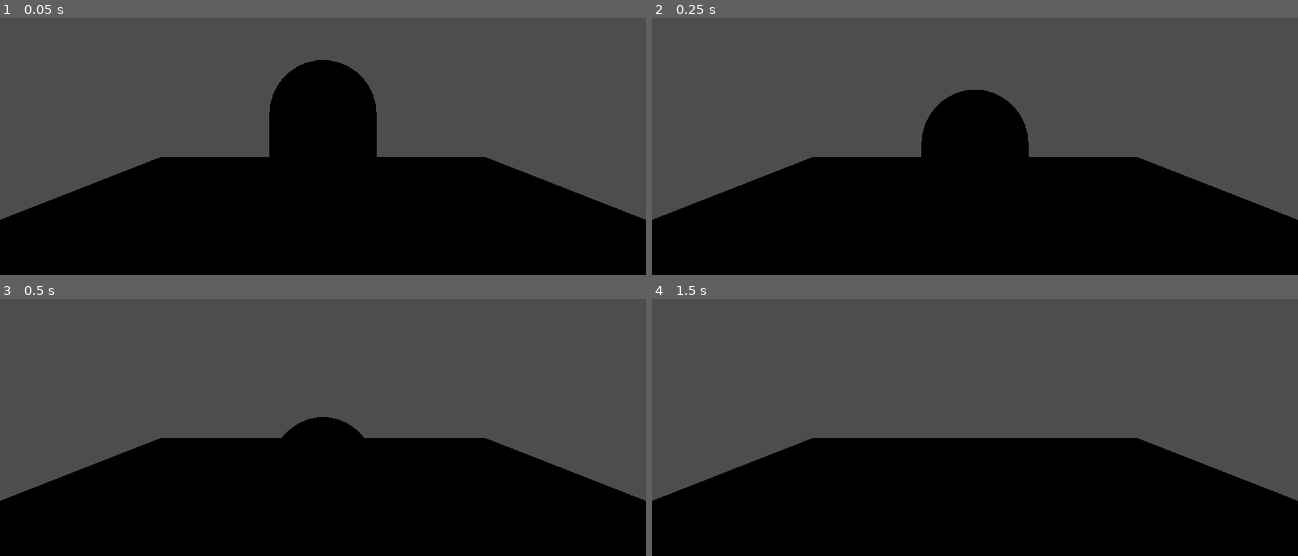
Above: before the commit, frames 1-4 (two rows, left to right).
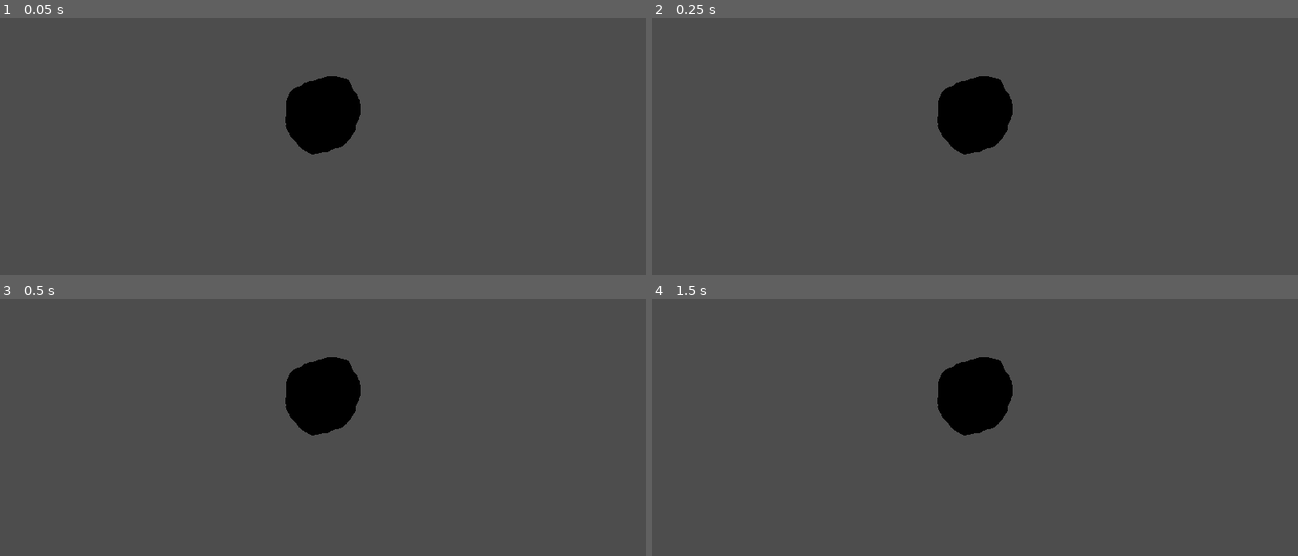
Above: after the commit, the same moments.

Repository: MixoMax/globe-game
Game: Godot game, scene res://main.tscn
The game is run twice, just before and just after one commit, with the same random seed, the same clock (stepped at 60 frames per second) and the same inputs.
Inputs:
- Up to frame 1 (0.05 s): no input
- Up to frame 2 (0.25 s): no input
- Up to frame 3 (0.5 s): no input
- Up to frame 4 (1.5 s): tap Enter (ui_accept) at 0.5, 0.77 s; hold Right (ui_right) 0.53-1.28 s; hold Down (ui_down) from 1.28 s (still down)

The runs differ from the first frame. In frame 1, 43% of the frame differs, in the area x 0-100%, y 16-100%; in frame 2, 42%; in frame 3, 43%, in the area x 0-100%, y 22-100%; in frame 4, 43%.

Commit message:
Simple Worldgeneration

Diff:
--- /dev/null
+++ b/globe-game/globeManager.gd
@@ -0,0 +1,102 @@
+@tool
+extends Node
+
+@export var shader: ShaderMaterial
+@export var resolution: int = 10
+@export var size: float = 1
+@export_tool_button("Generate Mesh")
+var button = genMesh
+
+
+# Called when the node enters the scene tree for the first time.
+func _ready() -> void:
+	genMesh()
+
+var vertices:Array[Vector3] = []
+
+class Chunk extends MeshInstance3D:
+	func _init(startPos: Vector3, endPos: Vector3, resolution: int, size: float, shader: ShaderMaterial) -> void:
+		print("new chunk")
+		var arrayMesh := ArrayMesh.new()
+		var vertices := PackedVector3Array([])
+		var indices := PackedInt32Array([])
+		var normals := PackedVector3Array([])
+
+
+
+		var dx = endPos.x-startPos.x
+		var dy = endPos.y-startPos.y
+		var dz = endPos.z-startPos.z
+
+
+
+		for x in range(max(sign(dx)*resolution,1)):
+			for y in range(max(sign(dy)*resolution,1)):
+				for z in range(max(sign(dz)*resolution,1)):
+					var dir = Vector3(
+						startPos.x + x/float(resolution-1),
+						startPos.y + y/float(resolution-1),
+						startPos.z + z/float(resolution-1))
+					dir = dir.normalized()
+					normals.append(dir)
+
+					var pos = Vector3(dir)
+					pos *= size
+					vertices.append(pos)
+
+					var i:int = x if abs(dx) > 0 else y
+					var j:int = y if abs(dx) > 0 and abs(dy) > 0 else z
+
+					var index = i + j*resolution
+
+					if j >= 1 and i >= 1:
+						if startPos.x <= 0 and ((startPos.y >= 0) if dy==0 else (startPos.y <= 0)) and startPos.z <= 0:
+							indices.append(index-resolution)
+							indices.append(index-1)
+							indices.append(index)
+
+							indices.append(index-resolution-1)
+							indices.append(index-1)
+							indices.append(index-resolution)
+						else:
+							indices.append(index)
+							indices.append(index-1)
+							indices.append(index-resolution)
+
+							indices.append(index-resolution-1)
+							indices.append(index-resolution)
+							indices.append(index-1)
+
+		var vao = []
+		vao.resize(Mesh.ARRAY_MAX)
+		vao[Mesh.ARRAY_VERTEX] = vertices
+		vao[Mesh.ARRAY_INDEX] = indices
+		vao[Mesh.ARRAY_NORMAL] = normals
+
+		arrayMesh.add_surface_from_arrays(Mesh.PRIMITIVE_TRIANGLES, vao)
+		material_override = shader
+		mesh = arrayMesh
+
+	func generate():
+		pass
+
+
+func genMesh() -> void:
+	print("> Started Generating Mesh...")
+
+	vertices = []
+	for child in get_children():
+		child.queue_free()
+
+	var chunks = [
+		Chunk.new(Vector3(-.5,-.5, .5),Vector3( .5, .5, .5), resolution, size, shader),
+		Chunk.new(Vector3(-.5,-.5,-.5),Vector3( .5, .5,-.5), resolution, size, shader),
+		Chunk.new(Vector3(-.5, .5,-.5),Vector3( .5, .5, .5), resolution, size, shader),
+		Chunk.new(Vector3(-.5,-.5,-.5),Vector3( .5,-.5, .5), resolution, size, shader),
+		Chunk.new(Vector3( .5,-.5,-.5),Vector3( .5, .5, .5), resolution, size, shader),
+		Chunk.new(Vector3(-.5,-.5,-.5),Vector3(-.5, .5, .5), resolution, size, shader)
+		];
+	for chunk in chunks:
+		add_child(chunk)
+
+	print("> Generated Mesh")
--- a/globe-game/main.tscn
+++ b/globe-game/main.tscn
@@ -1,6 +1,8 @@
-[gd_scene load_steps=6 format=3 uid="uid://xgrg2fcdypo0"]
+[gd_scene load_steps=11 format=3 uid="uid://xgrg2fcdypo0"]
 
 [ext_resource type="Script" uid="uid://q1cafunqhoh3" path="res://scripts/character_body_3d.gd" id="1_ig7tw"]
+[ext_resource type="Script" uid="uid://n6jwfinig6bg" path="res://globeManager.gd" id="2_0xm2m"]
+[ext_resource type="Shader" uid="uid://db387fqi8bt7" path="res://world.gdshader" id="3_h2yge"]
 
 [sub_resource type="BoxShape3D" id="BoxShape3D_0xm2m"]
 size = Vector3(9.866882, 0.1665039, 9.985535)
@@ -11,9 +13,22 @@
 
 [sub_resource type="CapsuleShape3D" id="CapsuleShape3D_lquwl"]
 
+[sub_resource type="Gradient" id="Gradient_h2yge"]
+offsets = PackedFloat32Array(0.4390244, 0.43978658, 0.48360655, 0.5518293, 0.58612806, 0.6105183, 0.7118902)
+colors = PackedColorArray(0, 0, 1, 1, 1, 1, 0, 1, 0.007843138, 0.47058824, 0.17254902, 1, 0.013793058, 0.46295264, 0.17366342, 1, 0.20504037, 0.21752289, 0.20948333, 1, 0.21050721, 0.21050721, 0.21050724, 1, 1, 1, 1, 1)
+
+[sub_resource type="GradientTexture1D" id="GradientTexture1D_1bvp3"]
+gradient = SubResource("Gradient_h2yge")
+
+[sub_resource type="ShaderMaterial" id="ShaderMaterial_h2yge"]
+render_priority = 0
+shader = ExtResource("3_h2yge")
+shader_parameter/gradient_texture = SubResource("GradientTexture1D_1bvp3")
+
 [node name="Node3D" type="Node3D"]
 
 [node name="StaticBody3D" type="StaticBody3D" parent="."]
+transform = Transform3D(1, 0, 0, 0, 1, 0, 0, 0, 1, 28.844233, -5.869711, 0)
 
 [node name="CollisionShape3D" type="CollisionShape3D" parent="StaticBody3D"]
 transform = Transform3D(1, 0, 0, 0, 0.1, 0, 0, 0, 1, 0.009124756, -0.41674805, -0.0011901855)
@@ -24,6 +39,7 @@
 mesh = SubResource("BoxMesh_h2yge")
 
 [node name="CharacterBody3D" type="CharacterBody3D" parent="."]
+transform = Transform3D(1, 0, 0, 0, 1, 0, 0, 0, 1, 28.844233, -3.4971423, 0)
 script = ExtResource("1_ig7tw")
 
 [node name="MeshInstance3D" type="MeshInstance3D" parent="CharacterBody3D"]
@@ -35,4 +51,9 @@
 shape = SubResource("CapsuleShape3D_lquwl")
 
 [node name="Camera3D" type="Camera3D" parent="."]
-transform = Transform3D(1, 0, 0, 0, 1, 0, 0, 0, 1, 0, 2.00554, 2.263647)
+transform = Transform3D(1, 0, 0, 0, 1, 0, 0, 0, 1, -0.002354622, 0.57606256, 6.4514737)
+
+[node name="GlobeManager" type="Node" parent="."]
+script = ExtResource("2_0xm2m")
+shader = SubResource("ShaderMaterial_h2yge")
+resolution = 75
--- /dev/null
+++ b/globe-game/world.gdshader
@@ -0,0 +1,145 @@
+shader_type spatial;
+
+
+uniform sampler2D gradient_texture;
+
+varying float vHeight;
+
+float random(vec2 p) {
+    vec3 p3 = fract(vec3(p.xyx) * 0.1031);
+    p3 += dot(p3, p3.yzx + 33.33);
+    return fract((p3.x + p3.y) * p3.z);
+}
+float random(vec3 p) {
+    vec3 p3 = fract(vec3(p.xyz) * 0.1031);
+    p3 += dot(p3, p3.yzx + 33.33);
+    return fract((p3.x + p3.y) * p3.z);
+}
+
+vec2 random2 (in vec2 st) {
+    vec2 vec = vec2(random(st)*2.-1.,random(st+.5)*2.-1.);
+    if (abs(vec.x) < 1e-4 && abs(vec.y) < 1e-4) {
+        vec.x += 1e-2;
+    }
+    return normalize(vec);
+}
+vec3 random3 (in vec3 st) {
+    vec3 vec = vec3(random(st)*2.-1.,random(vec3(st.x+.5,st.yz))*2.-1.,random(vec3(st.xy+.5,st.z))*2.-1.);
+    if (abs(vec.x) < 1e-4 && abs(vec.y) < 1e-4 && abs(vec.z) < 1e-4) {
+        vec.x += 1e-2;
+    }
+    return normalize(vec);
+}
+
+float positive(in float value){
+    return (value + 1.)/2.;
+}
+
+float noise2D (in vec2 st) {
+    vec2 i = floor(st);
+    vec2 f = fract(st);
+
+    // Four corners in 2D of a tile
+    vec2 a = random2(i);
+    vec2 b = random2(i + vec2(1.0, 0.0));
+    vec2 c = random2(i + vec2(0.0, 1.0));
+    vec2 d = random2(i + vec2(1.0, 1.0));
+
+    vec2 u = f;
+    vec2 v = f - vec2(1.0, 0.0);
+    vec2 w = f - vec2(0.0, 1.0);
+    vec2 x = f - vec2(1.0, 1.0);
+
+    // Dot products
+    float va = dot(a, u);
+    float vb = dot(b, v);
+    float vc = dot(c, w);
+    float vd = dot(d, x);
+
+    vec2 fade = f * f * (3.0 - 2.0 * f); // Perlin's fade function
+    float x1 = mix(va, vb, fade.x);
+    float x2 = mix(vc, vd, fade.x);
+    float value = mix(x1, x2, fade.y);
+
+    return value;
+}
+
+float noise3D (in vec3 st) {
+    vec3 i = floor(st);
+    vec3 fr = fract(st);
+
+    // Eight corners in 3D of a tile
+    vec3 a = random3(i);
+    vec3 b = random3(i + vec3(1.0, 0.0, 0.0));
+    vec3 c = random3(i + vec3(0.0, 1.0, 0.0));
+    vec3 d = random3(i + vec3(1.0, 1.0, 0.0));
+	vec3 e = random3(i + vec3(0.0, 0.0, 1.0));
+    vec3 f = random3(i + vec3(1.0, 0.0, 1.0));
+    vec3 g = random3(i + vec3(0.0, 1.0, 1.0));
+    vec3 h = random3(i + vec3(1.0, 1.0, 1.0));
+
+    vec3 q = fr;
+    vec3 r = fr - vec3(1.0, 0.0, 0.0);
+    vec3 s = fr - vec3(0.0, 1.0, 0.0);
+    vec3 t = fr - vec3(1.0, 1.0, 0.0);
+	vec3 u = fr - vec3(0.0, 0.0, 1.0);
+    vec3 v = fr - vec3(1.0, 0.0, 1.0);
+    vec3 w = fr - vec3(0.0, 1.0, 1.0);
+    vec3 x = fr - vec3(1.0, 1.0, 1.0);
+
+    // Dot products
+    float va = dot(a, q);
+    float vb = dot(b, r);
+    float vc = dot(c, s);
+    float vd = dot(d, t);
+	float ve = dot(e, u);
+    float vf = dot(f, v);
+    float vg = dot(g, w);
+    float vh = dot(h, x);
+
+    vec3 fade = fr * fr * (3.0 - 2.0 * fr); // Perlin's fade function
+    float x1 = mix(va, vb, fade.x);
+    float x2 = mix(vc, vd, fade.x);
+	float y1 = mix(ve, vf, fade.x);
+    float y2 = mix(vg, vh, fade.x);
+    float x3 = mix(x1, x2, fade.y);
+	float y3 = mix(y1, y2, fade.y);
+	float value = mix(x3, y3, fade.z);
+
+    return value;
+}
+
+void vertex() {
+	float noiseValue = 0.;
+    int amount = 10;
+
+    float lacunarity = 2.;
+    float persistance = .5;
+    float amplitudeAddition = 0.;
+    float frequency = 1.;
+    float amplitude = 1.;
+    for(int i=0;i<amount;i++){
+        amplitudeAddition += amplitude;
+        noiseValue += amplitude * positive((noise3D(VERTEX.xyz*(frequency))));
+
+        frequency *= lacunarity;
+        amplitude *= persistance;
+    }
+    noiseValue /= amplitudeAddition;
+
+	vHeight = (noiseValue);
+	VERTEX *= (vHeight) + .5;
+}
+
+void fragment() {
+
+	// Called for every pixel the material is visible on.
+	vec3 color = texture(gradient_texture, vec2(vHeight,0)).xyz;
+	ALBEDO = color;
+
+}
+
+//void light() {
+//	// Called for every pixel for every light affecting the material.
+//	// Uncomment to replace the default light processing function with this one.
+//}
Not shown, added: globe-game/globeManager.gd.uid
Not shown, added: globe-game/world.gdshader.uid
Not shown, changed: .obsidian/workspace.json
Not shown, changed: Todo.md
